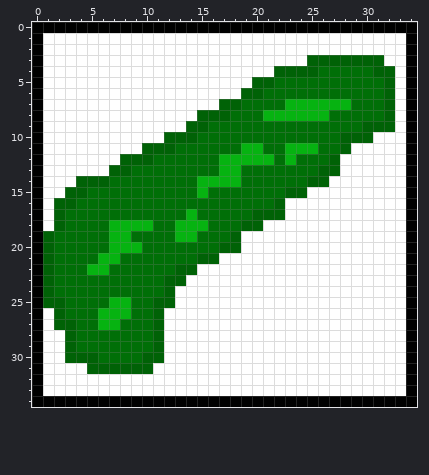
Pixel-art sprite, stored at assets/images/cucumber.png. That is the earlier state.
The file is 35x35 pixels.
After the commit:
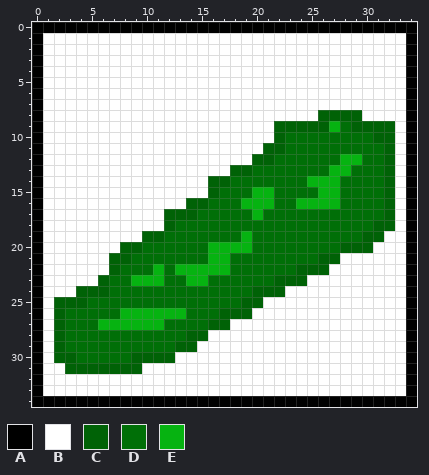
Palette (. is transparent): A #000000  B #ffffff  C #006206  D #006f07  E #06b311
The exact change:
@@ x 0..34 @@
  2 ABBBBBBBBBBBBBBBBBBBBBBBBBBBBBBBBBA
- 3 ABBBBBBBBBBBBBBBBBBBBBBBBCCCCCCCBBA
- 4 ABBBBBBBBBBBBBBBBBBBBBCCCCDDDDDCCBA
- 5 ABBBBBBBBBBBBBBBBBBBCCDDDDDDDDDDCBA
- 6 ABBBBBBBBBBBBBBBBBBCCDDDDDDDDDDDCBA
- 7 ABBBBBBBBBBBBBBBBCCDDDDEEEEEEDDDCBA
- 8 ABBBBBBBBBBBBBBCCCDDDEEEEEEDDDDDCBA
- 9 ABBBBBBBBBBBBBCCDDDDDDDDDDDDDDCCCBA
-10 ABBBBBBBBBBBCCCDDDDDDDDDDDDDCCCBBBA
-11 ABBBBBBBBBCCCDDDDDDEEDDEEEDDCBBBBBA
-12 ABBBBBBBCCCDDDDDDEEEEEDEDDDCBBBBBBA
-13 ABBBBBBCCDDDDDDDDEEDDDDDDDCCBBBBBBA
-14 ABBBCCCDDDDDDDDEEEEDDDDDDCCBBBBBBBA
-15 ABBCCDDDDDDDDDDEDDDDDDDCCBBBBBBBBBA
-16 ABCCDDDDDDDDDDDDDDDDDDCBBBBBBBBBBBA
-17 ABCDDDDDDDDDDDEDDDDDCCCBBBBBBBBBBBA
-18 ABCDDDDEEEEDDEEEDDDCCBBBBBBBBBBBBBA
-19 ACDDDDDEEDDDDEEDDDCBBBBBBBBBBBBBBBA
-20 ACDDDDDEEEDDDDDDDCCBBBBBBBBBBBBBBBA
-21 ACDDDDEEDDDDDDDCCBBBBBBBBBBBBBBBBBA
-22 ACDDDEEDDDDDDCCBBBBBBBBBBBBBBBBBBBA
-23 ACDDDDDDDDDDCCBBBBBBBBBBBBBBBBBBBBA
-24 ACDDDDDDDDDDCBBBBBBBBBBBBBBBBBBBBBA
-25 ACCDDDDEEDDCCBBBBBBBBBBBBBBBBBBBBBA
-26 ABCDDDEEEDDCBBBBBBBBBBBBBBBBBBBBBBA
-27 ABCCDDEEDDDCBBBBBBBBBBBBBBBBBBBBBBA
-28 ABBCDDDDDDDCBBBBBBBBBBBBBBBBBBBBBBA
-29 ABBCDDDDDDDCBBBBBBBBBBBBBBBBBBBBBBA
-30 ABBCCCDDDDCCBBBBBBBBBBBBBBBBBBBBBBA
-31 ABBBBCCCCCCBBBBBBBBBBBBBBBBBBBBBBBA
+ 3 ABBBBBBBBBBBBBBBBBBBBBBBBBBBBBBBBBA
+ 4 ABBBBBBBBBBBBBBBBBBBBBBBBBBBBBBBBBA
+ 5 ABBBBBBBBBBBBBBBBBBBBBBBBBBBBBBBBBA
+ 6 ABBBBBBBBBBBBBBBBBBBBBBBBBBBBBBBBBA
+ 7 ABBBBBBBBBBBBBBBBBBBBBBBBBBBBBBBBBA
+ 8 ABBBBBBBBBBBBBBBBBBBBBBBBBCCCCBBBBA
+ 9 ABBBBBBBBBBBBBBBBBBBBBCCCCCEDCCCCBA
+10 ABBBBBBBBBBBBBBBBBBBBBCDDDDDDDDCCBA
+11 ABBBBBBBBBBBBBBBBBBBBCCDDDDDDDDDCBA
+12 ABBBBBBBBBBBBBBBBBBBCCDDDDDDEEDDCBA
+13 ABBBBBBBBBBBBBBBBBCCDDDDDDDEEDDDCBA
+14 ABBBBBBBBBBBBBBBCCDDDDDDDEEEDDDDCBA
+15 ABBBBBBBBBBBBBBBCDDDEEDDDDEEDDDDCBA
+16 ABBBBBBBBBBBBBCCDDDEEEDDEEEEDDDDCBA
+17 ABBBBBBBBBBBCCCDDDDDEDDDDDDDDDDDCBA
+18 ABBBBBBBBBBBCDDDDDDDDDDDDDDDDDDCCBA
+19 ABBBBBBBBBCCDDDDDDDEDDDDDDDDDDCCBBA
+20 ABBBBBBBCCDDDDDDEEEEDDDDDDDDCCCBBBA
+21 ABBBBBBCCDDDDDDDEEDDDDDDDDCCBBBBBBA
+22 ABBBBBBCDDDEDEEEEEDDDDDDCCCBBBBBBBA
+23 ABBBBBCDDEEEDDEEDDDDDDCCCBBBBBBBBBA
+24 ABBBCCCDDDDDDDDDDDDDCCCBBBBBBBBBBBA
+25 ABCCCDDDDDDDDDDDDDDCCBBBBBBBBBBBBBA
+26 ABCDDDDDEEEEEEDDDCCCBBBBBBBBBBBBBBA
+27 ABCDDDEEEEEEDDDDCCBBBBBBBBBBBBBBBBA
+28 ABCDDDDDDDDDDDCCBBBBBBBBBBBBBBBBBBA
+29 ABCDDDDDDDDDDCCBBBBBBBBBBBBBBBBBBBA
+30 ABCCDDDDDCCCCBBBBBBBBBBBBBBBBBBBBBA
+31 ABBCCCCCCCBBBBBBBBBBBBBBBBBBBBBBBBA
 32 ABBBBBBBBBBBBBBBBBBBBBBBBBBBBBBBBBA
